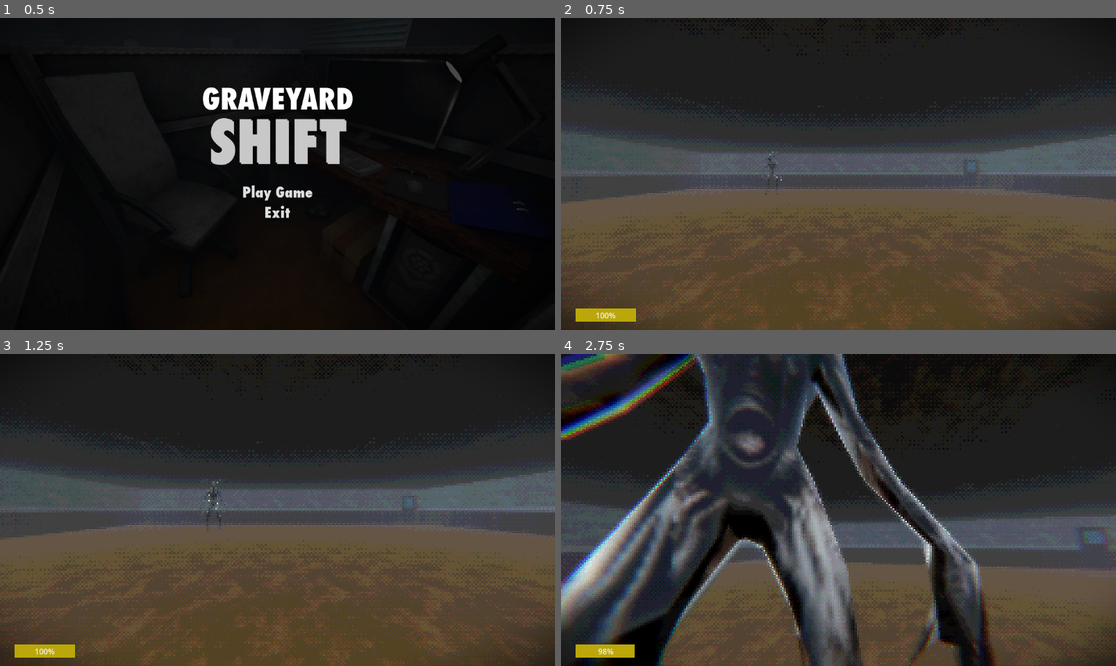
Above: before the commit, frames 1-4 (two rows, left to right).
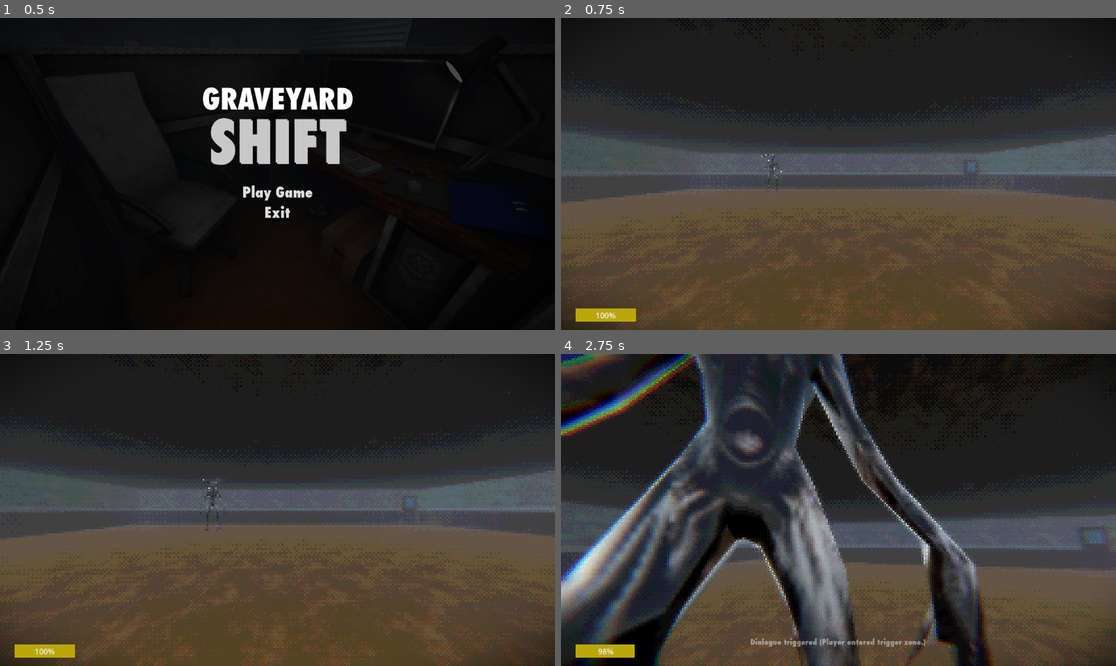
Above: after the commit, the same moments.

Repository: MagicBattle/Graveyard-Shift
Game: Godot game, scene res://scenes/menu_screen.tscn
Same seed, same stepped clock (60 frames per second), same inputs: the game is played once before the commit and once after it.
Inputs (mouse positions are in pixels of both pictures, inside the frame that each line leads up to):
- Up to frame 1 (0.5 s): no input
- Up to frame 2 (0.75 s): click "Play Game" at 0.5 s
- Up to frame 3 (1.25 s): no input
- Up to frame 4 (2.75 s): tap Enter at 1.25 s; move the mouse to (866, 510) at 1.27 s; hold Shift (sprint) 1.28-2.03 s; hold W (forward) from 1.28 s (still down); tap C (crouch) at 1.35 s; tap Space (jump) at 1.52, 1.82, 2.27, 2.57 s; move the mouse to (810, 510) at 2.02 s; tap Shift (sprint) at 2.1 s; tap Ctrl (walking) at 2.3 s

Frame 1 is identical in both runs. In frame 2, less than 0.1% of the frame differs, in the area x 18-99%, y 12-57%; in frame 3, less than 0.1%; in frame 4, 12%, in the area x 0-100%, y 0-100%.

Commit message:
Added Dialogue and a trigger zone for dialogue.

Diff:
--- a/-graveyard-shift/scenes/main.tscn
+++ b/-graveyard-shift/scenes/main.tscn
@@ -1,9 +1,10 @@
-[gd_scene load_steps=24 format=3 uid="uid://cmftxmidlidj0"]
+[gd_scene load_steps=31 format=3 uid="uid://cmftxmidlidj0"]
 
 [ext_resource type="PackedScene" uid="uid://b7ex2yv0f1cow" path="res://scenes/demon.tscn" id="1_85g3d"]
 [ext_resource type="Script" uid="uid://bs4jetrqdvylp" path="res://scripts/main.gd" id="1_eb6dy"]
 [ext_resource type="PackedScene" uid="uid://dp4pxo4jsa758" path="res://scenes/player.tscn" id="1_tefeu"]
 [ext_resource type="PackedScene" path="res://scenes/monster.tscn" id="2_choun"]
+[ext_resource type="Script" uid="uid://kghgdibhw1b7" path="res://scripts/player_screen.gd" id="5_a8y0u"]
 [ext_resource type="Script" uid="uid://cif21r86pgivb" path="res://scripts/pause_menu.gd" id="5_eb6dy"]
 [ext_resource type="FontFile" uid="uid://dudd4xo8dd7m4" path="res://misc/Futura Condensed Extra Bold.otf" id="5_ya4ey"]
 [ext_resource type="PackedScene" uid="uid://dlulny1vtbmmj" path="res://scenes/door_frame.tscn" id="6_tefeu"]
@@ -13,6 +14,7 @@
 [ext_resource type="PackedScene" uid="uid://ds8rupv7l5pq6" path="res://scenes/floor.tscn" id="8_tipki"]
 [ext_resource type="PackedScene" uid="uid://c82yjsvnh5mxv" path="res://scenes/desk.tscn" id="9_85g3d"]
 [ext_resource type="PackedScene" path="res://scenes/walls.tscn" id="10_ya4ey"]
+[ext_resource type="Script" uid="uid://cnojk1i2ct285" path="res://scripts/trigger_zone.gd" id="15_jkv2x"]
 
 [sub_resource type="ProceduralSkyMaterial" id="ProceduralSkyMaterial_0wfyh"]
 sky_horizon_color = Color(0.66224277, 0.6717428, 0.6867428, 1)
@@ -51,6 +53,59 @@
 [sub_resource type="StyleBoxFlat" id="StyleBoxFlat_ya4ey"]
 bg_color = Color(0.73333335, 0.654902, 0.039215688, 1)
 
+[sub_resource type="Animation" id="Animation_jkv2x"]
+resource_name = "fade_in"
+tracks/0/type = "value"
+tracks/0/imported = false
+tracks/0/enabled = true
+tracks/0/path = NodePath(".:modulate")
+tracks/0/interp = 1
+tracks/0/loop_wrap = true
+tracks/0/keys = {
+"times": PackedFloat32Array(0, 1),
+"transitions": PackedFloat32Array(1, 1),
+"update": 0,
+"values": [Color(1, 1, 1, 0), Color(1, 1, 1, 1)]
+}
+
+[sub_resource type="Animation" id="Animation_jbj1t"]
+length = 0.001
+tracks/0/type = "value"
+tracks/0/imported = false
+tracks/0/enabled = true
+tracks/0/path = NodePath(".:modulate")
+tracks/0/interp = 1
+tracks/0/loop_wrap = true
+tracks/0/keys = {
+"times": PackedFloat32Array(0),
+"transitions": PackedFloat32Array(1),
+"update": 0,
+"values": [Color(1, 1, 1, 1)]
+}
+
+[sub_resource type="Animation" id="Animation_muem4"]
+resource_name = "fade_out"
+length = 2.0
+tracks/0/type = "value"
+tracks/0/imported = false
+tracks/0/enabled = true
+tracks/0/path = NodePath(".:modulate")
+tracks/0/interp = 1
+tracks/0/loop_wrap = true
+tracks/0/keys = {
+"times": PackedFloat32Array(0, 2),
+"transitions": PackedFloat32Array(1, 1),
+"update": 0,
+"values": [Color(1, 1, 1, 1), Color(1, 1, 1, 0)]
+}
+
+[sub_resource type="AnimationLibrary" id="AnimationLibrary_dp3eg"]
+_data = {
+&"RESET": SubResource("Animation_jbj1t"),
+&"fade_in": SubResource("Animation_jkv2x"),
+&"fade_out": SubResource("Animation_muem4")
+}
+
 [sub_resource type="StyleBoxEmpty" id="StyleBoxEmpty_a8y0u"]
 
 [sub_resource type="StyleBoxEmpty" id="StyleBoxEmpty_jkv2x"]
@@ -60,6 +115,9 @@
 [sub_resource type="NavigationMesh" id="NavigationMesh_choun"]
 vertices = PackedVector3Array(-5.774, 2.975, -13.2894, -5.774, 2.975, 5.7106, 13.226, 2.975, 5.7106, 13.226, 2.975, -13 …(426 unchanged characters)…
 polygons = [PackedInt32Array(3, 2, 0), PackedInt32Array(0, 2, 1), PackedInt32Array(6, 5, 4), PackedInt32Array(9, 8, 7), …(406 unchanged characters)…
+
+[sub_resource type="BoxShape3D" id="BoxShape3D_0ld40"]
+size = Vector3(9.777035, 2.3177185, 5.052307)
 
 [node name="World" type="Node3D"]
 script = ExtResource("1_eb6dy")
@@ -88,6 +146,7 @@
 grow_horizontal = 2
 grow_vertical = 2
 mouse_filter = 2
+script = ExtResource("5_a8y0u")
 
 [node name="ColorRect" type="ColorRect" parent="UI/PlayerScreen"]
 material = SubResource("ShaderMaterial_tefeu")
@@ -114,6 +173,29 @@
 max_value = 20.0
 value = 20.0
 
+[node name="DialogueLabel" type="Label" parent="UI/PlayerScreen"]
+custom_minimum_size = Vector2(700, 100)
+layout_mode = 1
+anchors_preset = 7
+anchor_left = 0.5
+anchor_top = 1.0
+anchor_right = 0.5
+anchor_bottom = 1.0
+offset_left = -20.0
+offset_top = -23.0
+offset_right = 20.0
+grow_horizontal = 2
+grow_vertical = 0
+theme_override_fonts/font = ExtResource("5_ya4ey")
+horizontal_alignment = 1
+vertical_alignment = 1
+autowrap_mode = 3
+
+[node name="AnimationPlayer" type="AnimationPlayer" parent="UI/PlayerScreen/DialogueLabel"]
+libraries = {
+&"": SubResource("AnimationLibrary_dp3eg")
+}
+
 [node name="PauseMenu" type="Control" parent="UI"]
 process_mode = 2
 visible = false
@@ -156,6 +238,7 @@
 text = "Main Menu"
 
 [node name="NavigationRegion3D" type="NavigationRegion3D" parent="."]
+transform = Transform3D(1, 0, 0, 0, 1, 0, 0, 0, 1, -0.027254581, -0.034138918, 0.08412504)
 navigation_mesh = SubResource("NavigationMesh_choun")
 
 [node name="Layout" type="Node3D" parent="NavigationRegion3D"]
@@ -659,10 +742,26 @@
 [node name="roof64" parent="NavigationRegion3D/Layout/roof" instance=ExtResource("8_85g3d")]
 transform = Transform3D(1, 0, 0, 0, 1, 0, 0, 0, 1, 12.5, 2.5, -12.5)
 
+[node name="Desk" parent="." instance=ExtResource("9_85g3d")]
+transform = Transform3D(1, 0, 0, 0, 1, 0, 0, 0, 1, -1.7, 0, 0.1)
+
+[node name="TriggerZone" type="Area3D" parent="."]
+transform = Transform3D(1, 0, 0, 0, 1, 0, 0, 0, 1, -1.4512969, 0.20658088, 3.3859742)
+script = ExtResource("15_jkv2x")
+
+[node name="CollisionShape3D" type="CollisionShape3D" parent="TriggerZone"]
+transform = Transform3D(1, 0, 0, 0, 1, 0, 0, 0, 1, 7.379459, 1.269678, 0.7539277)
+shape = SubResource("BoxShape3D_0ld40")
+
+[node name="TriggerZone2" type="Area3D" parent="."]
+transform = Transform3D(1, 0, 0, 0, 1, 0, 0, 0, 1, -1.4512969, 0.20658088, 3.3859742)
+script = ExtResource("15_jkv2x")
+
+[node name="CollisionShape3D" type="CollisionShape3D" parent="TriggerZone2"]
+transform = Transform3D(1, 0, 0, 0, 1, 0, 0, 0, 1, 9.79705, 1.269678, -7.4690294)
+shape = SubResource("BoxShape3D_0ld40")
+
 [connection signal="pressed" from="UI/PauseMenu/VBoxContainer/ResumeButton" to="UI/PauseMenu" method="_on_resume_pressed"]
 [connection signal="pressed" from="UI/PauseMenu/VBoxContainer/MainMenuButton" to="UI/PauseMenu" method="_on_main_menu_pressed"]
-[node name="Desk" parent="." instance=ExtResource("9_85g3d")]
-transform = Transform3D(1, 0, 0, 0, 1, 0, 0, 0, 1, -1.7, 0, 0.1)
-
-[connection signal="pressed" from="UI/PauseMenu/VBoxContainer/ResumeButton" to="UI/PauseMenu" method="_on_resume_pressed"]
-[connection signal="pressed" from="UI/PauseMenu/VBoxContainer/MainMenuButton" to="UI/PauseMenu" method="_on_main_menu_pressed"]
+[connection signal="body_entered" from="TriggerZone" to="TriggerZone" method="_on_body_entered"]
+[connection signal="body_entered" from="TriggerZone2" to="TriggerZone2" method="_on_body_entered"]
--- a/-graveyard-shift/scenes/player.gd
+++ /dev/null
@@ -1,174 +0,0 @@
-extends CharacterBody3D
-
-@export var stamina_max : float = 20
-@export var stamina_recharge : float = 1
-@export var stamina_deletion_rate : float = 5
-@export var stamina_rechrage_timer : float = 2
-
-@onready var stamina_bar = $"../UI/PlayerScreen/StaminaBar"
-
-var crouching : bool
-var walking : bool
-var stamina_current_level : float
-var timer : float
-var resting : bool
-
-var speed
-const DEFAULT_SPEED = 2.5
-const SPRINT_SPEED = 4.0
-const JUMP_VELOCITY = 4.2
-const SENSITIVITY = 0.005
-
-#bob variables
-const BOB_FREQ = 2.0
-const BOB_AMP = 0.04
-var t_bob := 0.0
-
-#fov variables
-const BASE_FOV = 75.0
-const FOV_CHANGE = 1.5
-
-var pitch: float = 0.0
-var original_camera_y: Vector3
-
-@onready var head: Node3D = $CameraPivot
-@onready var camera: Camera3D = $CameraPivot/Camera3D
-@onready var collider: CollisionShape3D = $CollisionShape3D
-@onready var stand_check: RayCast3D = $RayCast3D
-
-#player size + crouch size
-const CAPSULE_RADIUS := 0.35
-const STAND_HEIGHT := 1.0
-const CROUCH_HEIGHT := 0.5
-const CROUCH_SPEED_MULT := 0.5
-const WALK_SPEED_MULT := CROUCH_SPEED_MULT
-var base_head_y := 0.0
-
-func _ready() -> void:
-	stamina_current_level = stamina_max
-	Input.set_mouse_mode(Input.MOUSE_MODE_CAPTURED)
-	original_camera_y = camera.transform.origin
-	pitch = camera.rotation.x
-	base_head_y = head.position.y
-	_set_capsule_height(STAND_HEIGHT)
-
-func _unhandled_input(event: InputEvent) -> void:
-	if event is InputEventMouseMotion:
-		head.rotate_y(-event.relative.x * SENSITIVITY)
-		pitch = clamp(pitch - event.relative.y * SENSITIVITY, deg_to_rad(-89.0), deg_to_rad(89.0))
-		camera.rotation.x = pitch
-
-func _physics_process(delta: float) -> void:
-	# Gravity
-	if not is_on_floor():
-		velocity += get_gravity() * delta
-
-	# Jump
-	if Input.is_action_just_pressed("jump") and is_on_floor():
-		velocity.y = JUMP_VELOCITY
-
-	# Stamina And Sprinting
-	stamina_bar.value = stamina_current_level
-	if resting and timer >= stamina_rechrage_timer and stamina_current_level < stamina_max:
-		if stamina_current_level > stamina_max:
-			stamina_current_level = stamina_max
-		stamina_current_level += stamina_recharge * delta
-
-	var input_dir := Input.get_vector("left", "right", "forward", "back")
-	var direction := (head.transform.basis * Vector3(input_dir.x, 0, input_dir.y)).normalized()
-
-	if not Input.is_action_pressed("sprint") or direction == Vector3.ZERO or crouching or walking:
-		resting = true
-		speed = DEFAULT_SPEED
-		timer += delta
-
-	# toggle crouch using fixed heights + headroom check
-	if Input.is_action_just_pressed("crouch"):
-		if crouching:
-			if _can_stand():
-				crouching = false
-				_set_capsule_height(STAND_HEIGHT)
-				head.position.y = base_head_y
-		else:
-			crouching = true
-			_set_capsule_height(CROUCH_HEIGHT)
-			head.position.y = base_head_y - 0.4
-
-	var can_sprint = not is_zero_approx(stamina_current_level)
-
-	if stamina_current_level < 0:
-		stamina_current_level = 0
-
-	if stamina_current_level > 0:
-		if Input.is_action_pressed("sprint") and not direction == Vector3.ZERO and not crouching and not walking and can_sprint:
-			timer = 0
-			resting = false
-			speed = SPRINT_SPEED
-			stamina_current_level -= stamina_deletion_rate * delta
-	else:
-		speed = DEFAULT_SPEED
-		resting = true
-		timer += delta
-
-	walking = Input.is_action_pressed("walking")
-	if crouching or walking:
-		speed = DEFAULT_SPEED * CROUCH_SPEED_MULT
-		resting = true
-
-	print(speed)
-	print(stamina_current_level)
-
-	# Movement
-	if is_on_floor():
-		if direction:
-			velocity.x = direction.x * speed
-			velocity.z = direction.z * speed
-		else:
-			velocity.x = lerp(velocity.x, direction.x * speed, delta * 7.0)
-			velocity.z = lerp(velocity.z, direction.z * speed, delta * 7.0)
-	else:
-		velocity.x = lerp(velocity.x, direction.x * speed, delta * 3.0)
-		velocity.z = lerp(velocity.z, direction.z * speed, delta * 3.0)
-
-	# Head bob with return to original height when stopping
-	if velocity.length() > 0.0 and direction != Vector3.ZERO:
-		t_bob += delta * velocity.length() * float(is_on_floor())
-		camera.transform.origin = original_camera_y + _headbob(t_bob)
-	else:
-		camera.transform.origin = camera.transform.origin.lerp(original_camera_y, delta * 5.0)
-		t_bob = 0.0
-
-	# fov
-	var velocity_clamped = clamp(velocity.length(), 0.5, SPRINT_SPEED * 2)
-	var target_fov = BASE_FOV + FOV_CHANGE + velocity_clamped
-	camera.fov = lerp(camera.fov, target_fov, delta * 8.0)
-
-	move_and_slide()
-
-func _headbob(time: float) -> Vector3:
-	var pos := Vector3.ZERO
-	pos.y = sin(time * BOB_FREQ) * BOB_AMP
-	pos.x = sin(time * BOB_FREQ/ 2) * BOB_AMP
-	return pos
-
-# keeps feet planted while changing capsule height
-func _set_capsule_height(h: float) -> void:
-	var cap := collider.shape as CapsuleShape3D
-	var bottom := _collider_bottom_y(cap)
-	cap.radius = CAPSULE_RADIUS
-	cap.height = h
-	collider.position.y = bottom + _capsule_total(h) * 0.5
-
-# how tall the capsule is including the hemispheres
-func _capsule_total(h: float) -> float:
-	return h + 2.0 * CAPSULE_RADIUS
-
-# current bottom of the capsule in local space
-func _collider_bottom_y(cap: CapsuleShape3D) -> float:
-	return collider.position.y - _capsule_total(cap.height) * 0.5
-
-# true = there’s room to stand (ray not hitting anything)
-func _can_stand() -> bool:
-	if stand_check == null:
-		return true
-	return not stand_check.is_colliding()
--- a/-graveyard-shift/scenes/player.tscn
+++ b/-graveyard-shift/scenes/player.tscn
@@ -1,6 +1,6 @@
 [gd_scene load_steps=5 format=3 uid="uid://dp4pxo4jsa758"]
 
-[ext_resource type="Script" uid="uid://bpy1q4j8yiqp7" path="res://scenes/player.gd" id="1_g2els"]
+[ext_resource type="Script" uid="uid://bpy1q4j8yiqp7" path="res://scripts/player.gd" id="1_g2els"]
 [ext_resource type="AudioStream" uid="uid://bykc54svtu82k" path="res://assets/horror_sfx_vol_1/Carpet Footstep/Carpet Footstep (4).mp3" id="2_g2els"]
 
 [sub_resource type="CapsuleMesh" id="CapsuleMesh_o5qli"]
--- a/-graveyard-shift/scripts/player.gd
+++ b/-graveyard-shift/scripts/player.gd
@@ -1,22 +1,23 @@
 extends CharacterBody3D
 
-@export var stamina_max : int = 20
-@export var stamina_recharge : int = 1
-@export var stamina_deletion_rate : int = 5
-@export var stamina_rechrage_timer : int = 2
+@export var stamina_max : float = 20
+@export var stamina_recharge : float = 1
+@export var stamina_deletion_rate : float = 5
+@export var stamina_rechrage_timer : float = 2
 
 @onready var stamina_bar = $"../UI/PlayerScreen/StaminaBar"
 
+var crouching : bool
+var walking : bool
 var stamina_current_level : float
 var timer : float
 var resting : bool
 
 var speed
-const WALK_SPEED = 4.0
-const SPRINT_SPEED = 6.0
-const JUMP_VELOCITY = 4.5
+const DEFAULT_SPEED = 2.5
+const SPRINT_SPEED = 4.0
+const JUMP_VELOCITY = 4.2
 const SENSITIVITY = 0.005
-
 
 #bob variables
 const BOB_FREQ = 2.0
@@ -28,27 +29,34 @@
 const FOV_CHANGE = 1.5
 
 var pitch: float = 0.0
-
-# Stores the camera's original local position so bobbing can return to it
 var original_camera_y: Vector3
 
 @onready var head: Node3D = $CameraPivot
 @onready var camera: Camera3D = $CameraPivot/Camera3D
+@onready var collider: CollisionShape3D = $CollisionShape3D
+@onready var stand_check: RayCast3D = $RayCast3D
+
+#player size + crouch size
+const CAPSULE_RADIUS := 0.35
+const STAND_HEIGHT := 1.0
+const CROUCH_HEIGHT := 0.5
+const CROUCH_SPEED_MULT := 0.5
+const WALK_SPEED_MULT := CROUCH_SPEED_MULT
+var base_head_y := 0.0
 
 func _ready() -> void:
 	stamina_current_level = stamina_max
 	Input.set_mouse_mode(Input.MOUSE_MODE_CAPTURED)
 	original_camera_y = camera.transform.origin
 	pitch = camera.rotation.x
-
-
+	base_head_y = head.position.y
+	_set_capsule_height(STAND_HEIGHT)
 
 func _unhandled_input(event: InputEvent) -> void:
 	if event is InputEventMouseMotion:
 		head.rotate_y(-event.relative.x * SENSITIVITY)
 		pitch = clamp(pitch - event.relative.y * SENSITIVITY, deg_to_rad(-89.0), deg_to_rad(89.0))
 		camera.rotation.x = pitch
-
 
 func _physics_process(delta: float) -> void:
 	# Gravity
@@ -59,39 +67,56 @@
 	if Input.is_action_just_pressed("jump") and is_on_floor():
 		velocity.y = JUMP_VELOCITY
 
-	#Stamina And Sprinting
-
+	# Stamina And Sprinting
 	stamina_bar.value = stamina_current_level
 	if resting and timer >= stamina_rechrage_timer and stamina_current_level < stamina_max:
 		if stamina_current_level > stamina_max:
 			stamina_current_level = stamina_max
 		stamina_current_level += stamina_recharge * delta
 
-
 	var input_dir := Input.get_vector("left", "right", "forward", "back")
 	var direction := (head.transform.basis * Vector3(input_dir.x, 0, input_dir.y)).normalized()
 
-	if not Input.is_action_pressed("sprint") or direction == Vector3.ZERO:
+	if not Input.is_action_pressed("sprint") or direction == Vector3.ZERO or crouching or walking:
 		resting = true
-		speed = WALK_SPEED
+		speed = DEFAULT_SPEED
 		timer += delta
+
+	# toggle crouch using fixed heights + headroom check
+	if Input.is_action_just_pressed("crouch"):
+		if crouching:
+			if _can_stand():
+				crouching = false
+				_set_capsule_height(STAND_HEIGHT)
+				head.position.y = base_head_y
+		else:
+			crouching = true
+			_set_capsule_height(CROUCH_HEIGHT)
+			head.position.y = base_head_y - 0.4
+
+	var can_sprint = not is_zero_approx(stamina_current_level)
 
 	if stamina_current_level < 0:
 		stamina_current_level = 0
 
-	var can_sprint = not is_zero_approx(stamina_current_level)
-
 	if stamina_current_level > 0:
-		if Input.is_action_pressed("sprint") and not direction == Vector3.ZERO and can_sprint:
+		if Input.is_action_pressed("sprint") and not direction == Vector3.ZERO and not crouching and not walking and can_sprint:
 			timer = 0
 			resting = false
 			speed = SPRINT_SPEED
 			stamina_current_level -= stamina_deletion_rate * delta
 	else:
-		speed = WALK_SPEED
+		speed = DEFAULT_SPEED
 		resting = true
 		timer += delta
 
+	walking = Input.is_action_pressed("walking")
+	if crouching or walking:
+		speed = DEFAULT_SPEED * CROUCH_SPEED_MULT
+		resting = true
+
+	#print(speed)
+	#print(stamina_current_level)
 
 	# Movement
 	if is_on_floor():
@@ -108,14 +133,12 @@
 	# Head bob with return to original height when stopping
 	if velocity.length() > 0.0 and direction != Vector3.ZERO:
 		t_bob += delta * velocity.length() * float(is_on_floor())
-		# Bob around the saved base height
 		camera.transform.origin = original_camera_y + _headbob(t_bob)
 	else:
-		#return to base height and reset timer
 		camera.transform.origin = camera.transform.origin.lerp(original_camera_y, delta * 5.0)
 		t_bob = 0.0
 
-	#fov
+	# fov
 	var velocity_clamped = clamp(velocity.length(), 0.5, SPRINT_SPEED * 2)
 	var target_fov = BASE_FOV + FOV_CHANGE + velocity_clamped
 	camera.fov = lerp(camera.fov, target_fov, delta * 8.0)
@@ -127,3 +150,25 @@
 	pos.y = sin(time * BOB_FREQ) * BOB_AMP
 	pos.x = sin(time * BOB_FREQ/ 2) * BOB_AMP
 	return pos
+
+# keeps feet planted while changing capsule height
+func _set_capsule_height(h: float) -> void:
+	var cap := collider.shape as CapsuleShape3D
+	var bottom := _collider_bottom_y(cap)
+	cap.radius = CAPSULE_RADIUS
+	cap.height = h
+	collider.position.y = bottom + _capsule_total(h) * 0.5
+
+# how tall the capsule is including the hemispheres
+func _capsule_total(h: float) -> float:
+	return h + 2.0 * CAPSULE_RADIUS
+
+# current bottom of the capsule in local space
+func _collider_bottom_y(cap: CapsuleShape3D) -> float:
+	return collider.position.y - _capsule_total(cap.height) * 0.5
+
+# true = there’s room to stand (ray not hitting anything)
+func _can_stand() -> bool:
+	if stand_check == null:
+		return true
+	return not stand_check.is_colliding()
--- /dev/null
+++ b/-graveyard-shift/scripts/player_screen.gd
@@ -0,0 +1,29 @@
+extends Control
+
+
+@onready var dialogue_label = $DialogueLabel
+@onready var anim = $DialogueLabel/AnimationPlayer
+
+var showing_dialogue := false
+
+func show_dialogue(text: String, duration : float) -> void:
+	# Prevent dialogue overlap
+	if showing_dialogue:
+		anim.stop()
+		dialogue_label.modulate.a = 0
+		dialogue_label.visible = false
+
+	showing_dialogue = true
+	dialogue_label.text = text
+	dialogue_label.visible = true
+
+	anim.play("fade_in")
+	await anim.animation_finished
+
+	await get_tree().create_timer(duration).timeout
+
+	anim.play("fade_out")
+	await anim.animation_finished
+
+	dialogue_label.visible = false
+	showing_dialogue = false
--- /dev/null
+++ b/-graveyard-shift/scripts/trigger_zone.gd
@@ -0,0 +1,9 @@
+extends Area3D
+
+@onready var player_screen = $"../UI/PlayerScreen"
+
+
+func _on_body_entered(body: Node3D) -> void:
+	if body.name == "TestingCharacter":
+		print("Player entered trigger zone.")
+		player_screen.show_dialogue("Dialogue triggered (Player entered trigger zone.)", 3.0)
Not shown, removed: -graveyard-shift/scenes/player.gd.uid
Not shown, changed: -graveyard-shift/scripts/player.gd.uid
Not shown, added: -graveyard-shift/scripts/player_screen.gd.uid
Not shown, added: -graveyard-shift/scripts/trigger_zone.gd.uid
